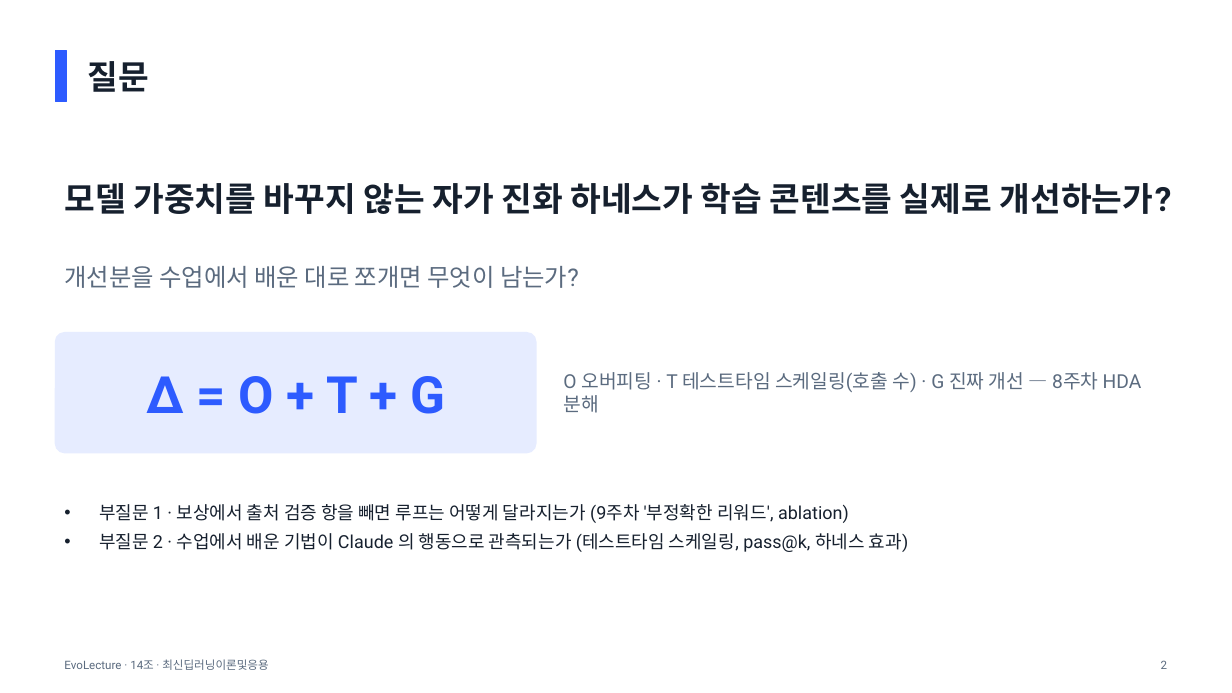
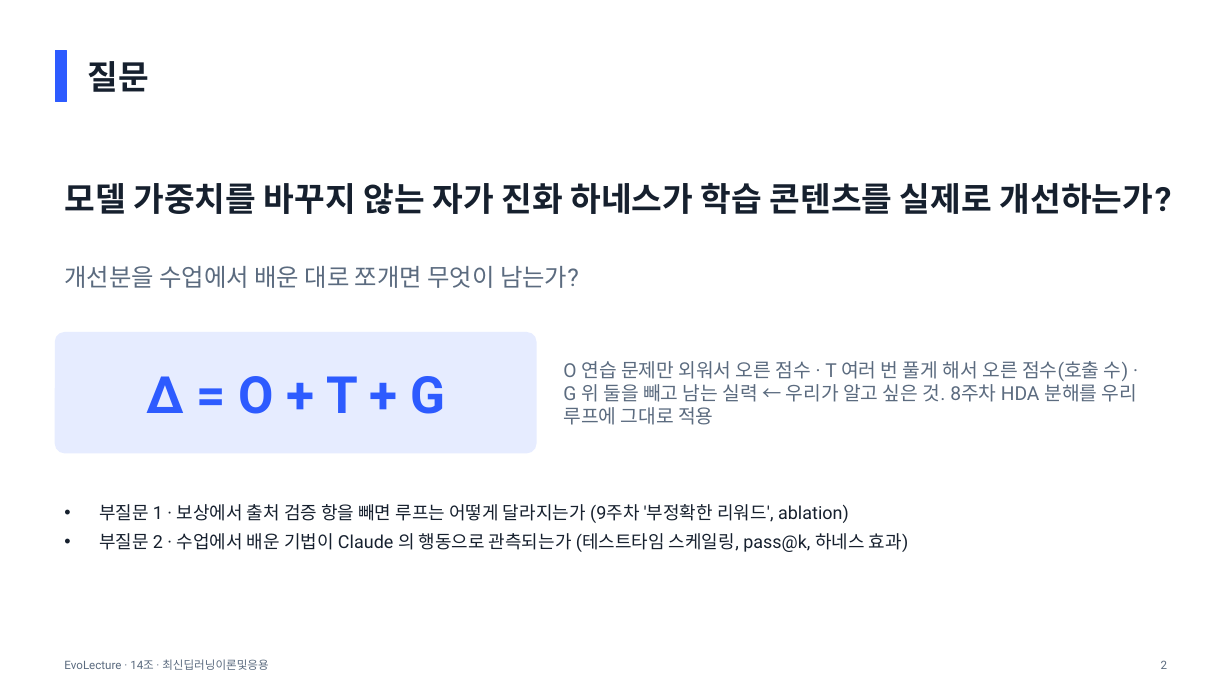
Before and after one commit to wukong-daima/team14-project, a slide deck: slide 2 of submission/Team14_mid.pptx. Drawn at 1232x693 pixels with LibreOffice and Linux fonts; fonts in the diff are those of the drawing. Boxes give left, top, right and bottom in pixels: in the first picture for what was removed or moved away, otherwise in the second. Text is boxed around its words. In the diff, an @@ line names an element or a change of style, - is before the commit and + after.

```diff
--- a/submission/Team14_mid.pptx
+++ b/submission/Team14_mid.pptx
@@ text at (563,361,1137,425): text changed @@
-O 오버피팅 · T 테스트타임 스케일링(호출 수) · G 진짜 개선 — 8주차 HDA 분해
+O 연습 문제만 외워서 오른 점수 · T 여러 번 풀게 해서 오른 점수(호출 수) · G 위 둘을 빼고 남는 실력 ← 우리가 알고 싶은 것. 8주차 HDA 분해를 우리 루프에 그대로 적용
```
Also in this commit, not shown: 7 other slides changed, 4 other files.
